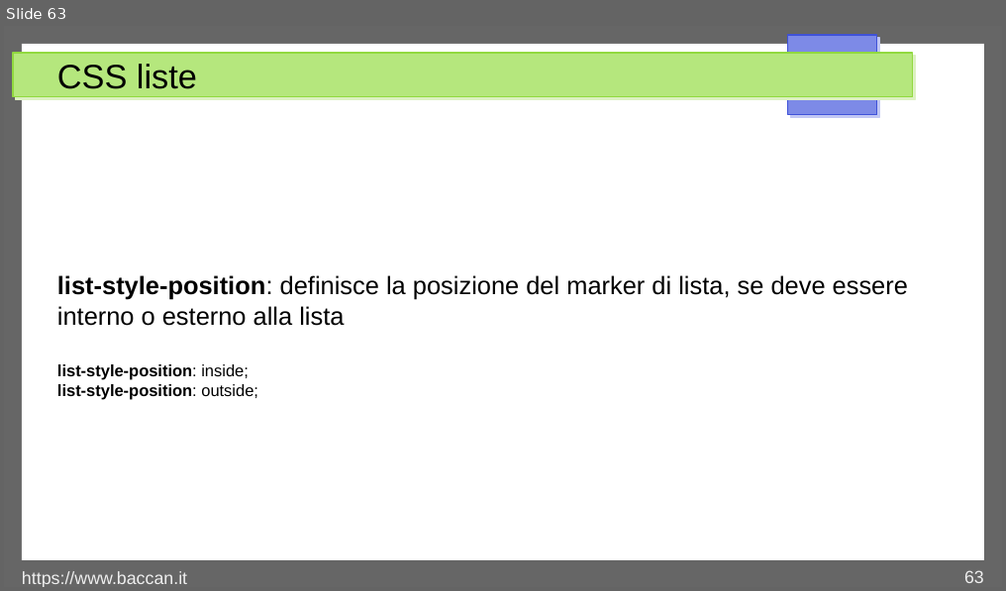
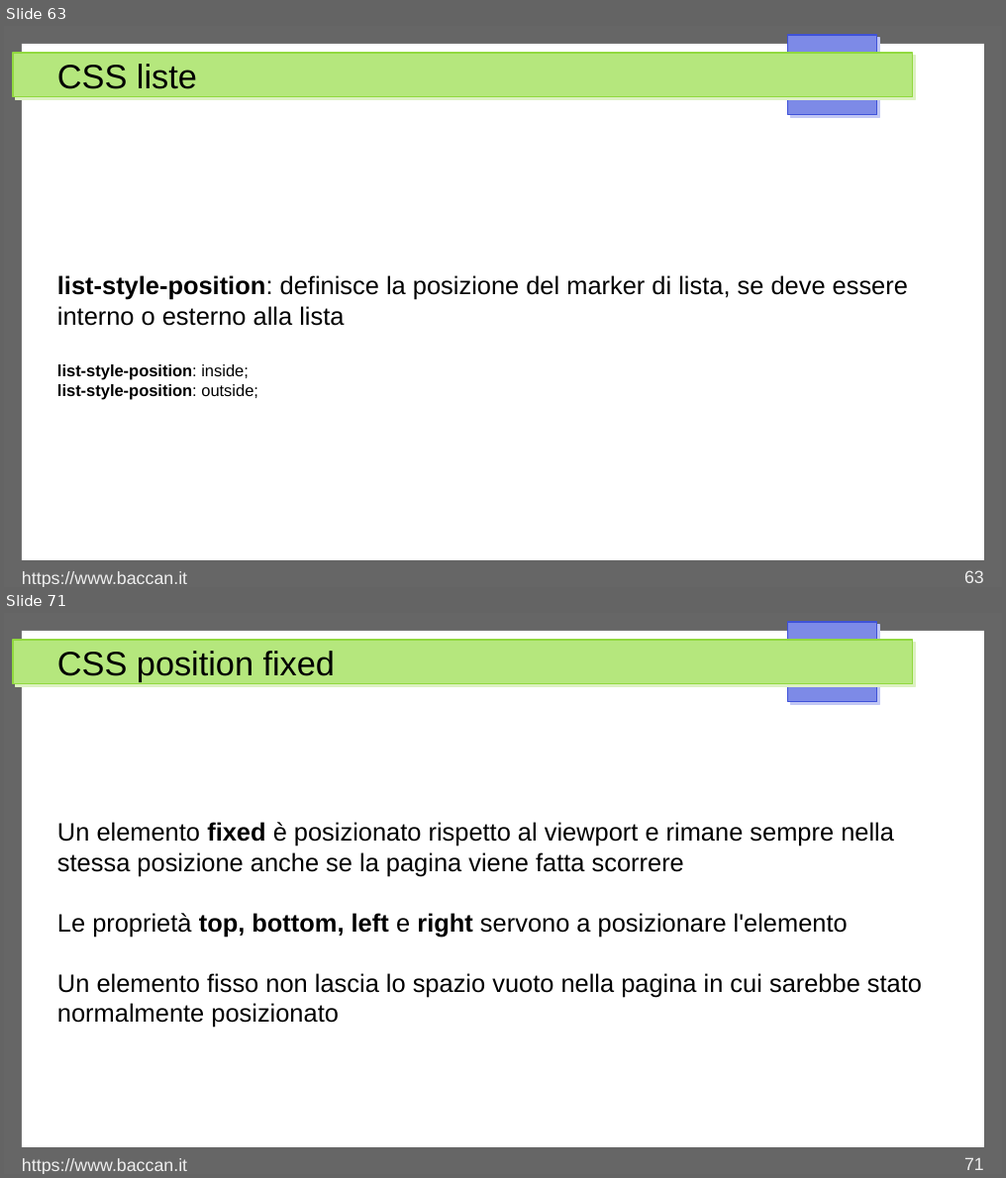
Before and after one commit to matteobaccan/CorsoCSS, a slide deck: Chapter_css.odp. Shown one above the other, each under a label of ours: slide 63 before the commit, slides 63 and 71 after it; the slides between them are not shown. The pictures are 1006x591 and 1006x1178 pixels, drawn with LibreOffice and Linux fonts; fonts in the diff are those of the drawing. Boxes give left, top, right and bottom in pixels: in the first picture for what was removed or moved away, otherwise in the second. Text is boxed around its words. In the diff, an @@ line names an element or a change of style, - is before the commit and + after.

Commit message:
Display e position

```diff
--- a/Chapter_css.odp
+++ b/Chapter_css.odp
@@ slide 71 added at (x1=4, y1=613, x2=1002, y2=1174), background #FFFFFF; not listed: 4 template elements that a slide beside it also shows @@
@@ title added at (x1=57, y1=651, x2=335, y2=681), 27 pt, text #000000 @@
+CSS position fixed
@@ text added at (x1=57, y1=822, x2=922, y2=1028), 20 pt, text #000000 @@
+Un elemento fixed è posizionato rispetto al viewport e rimane sempre nella stessa posizione anche se la pagina viene fatta scorrere
+Le proprietà top, bottom, left e right servono a posizionare l'elemento
+Un elemento fisso non lascia lo spazio vuoto nella pagina in cui sarebbe stato normalmente posizionato
@@ text added at (x1=22, y1=1158, x2=187, y2=1174), 14 pt, text #EEEEEE @@
+https://www.baccan.it
@@ page number added at (x1=964, y1=1158, x2=984, y2=1170), 14 pt, text #EEEEEE @@
+71
```
Also in this commit, not shown: 1 slide changed, 9 other slides added, 4 other files.
